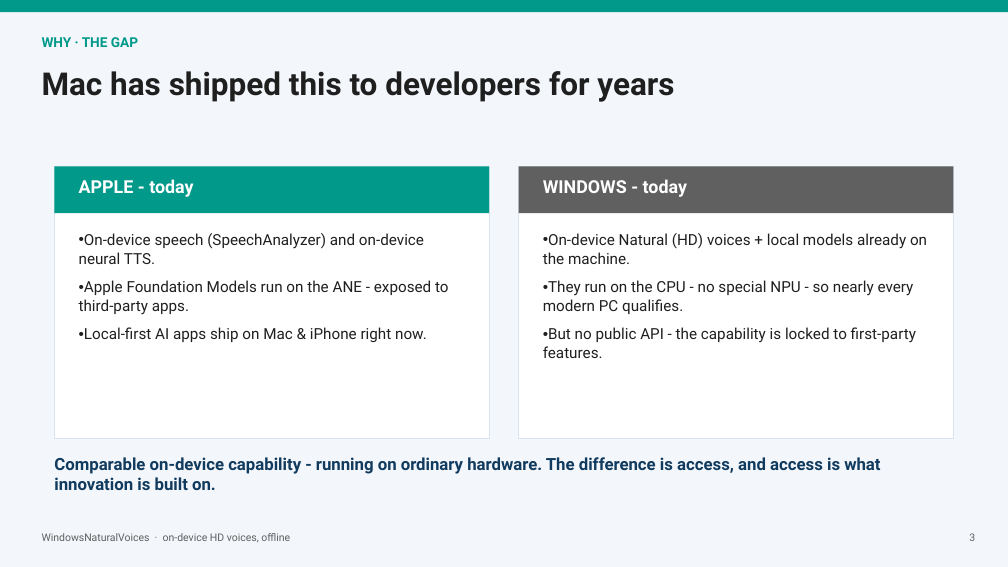
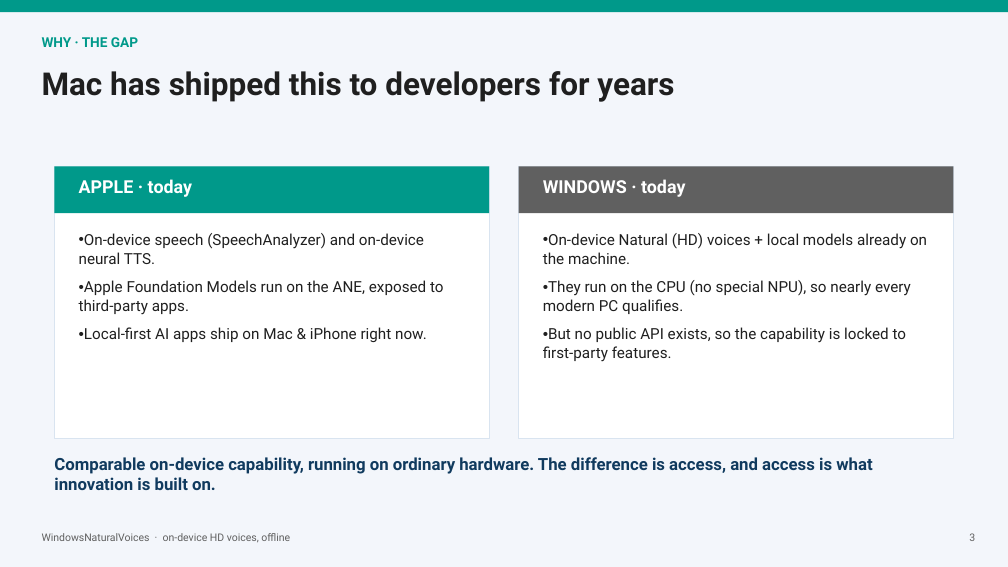
Before and after one commit to aclinick/claros, a slide deck: slide 3 of docs/pitch/live-voiceover.pptx. Drawn at 1008x567 pixels with LibreOffice and Linux fonts; fonts in the diff are those of the drawing. Boxes give left, top, right and bottom in pixels: in the first picture for what was removed or moved away, otherwise in the second. Text is boxed around its words. In the diff, an @@ line names an element or a change of style, - is before the commit and + after.

```diff
--- a/docs/pitch/live-voiceover.pptx
+++ b/docs/pitch/live-voiceover.pptx
@@ text at [79,179,192,197]: text changed @@
-APPLE - today
+APPLE · today
@@ text at [543,179,685,197]: text changed @@
-WINDOWS - today
+WINDOWS · today
@@ text at [79,280,444,315]: text changed @@
-• Apple Foundation Models run on the ANE - exposed to third-party apps.
+• Apple Foundation Models run on the ANE, exposed to third-party apps.
@@ text at [543,280,911,362]: text changed @@
-• They run on the CPU - no special NPU - so nearly every modern PC qualifies.
-• But no public API - the capability is locked to first-party features.
+• They run on the CPU (no special NPU), so nearly every modern PC qualifies.
+• But no public API exists, so the capability is locked to first-party features.
@@ text at [54,457,872,490]: text changed @@
-Comparable on-device capability - running on ordinary hardware. The difference is access, and access is what innovation is built on.
+Comparable on-device capability, running on ordinary hardware. The difference is access, and access is what innovation is built on.
```
Also in this commit, not shown: 13 other slides changed, 10 other files.
